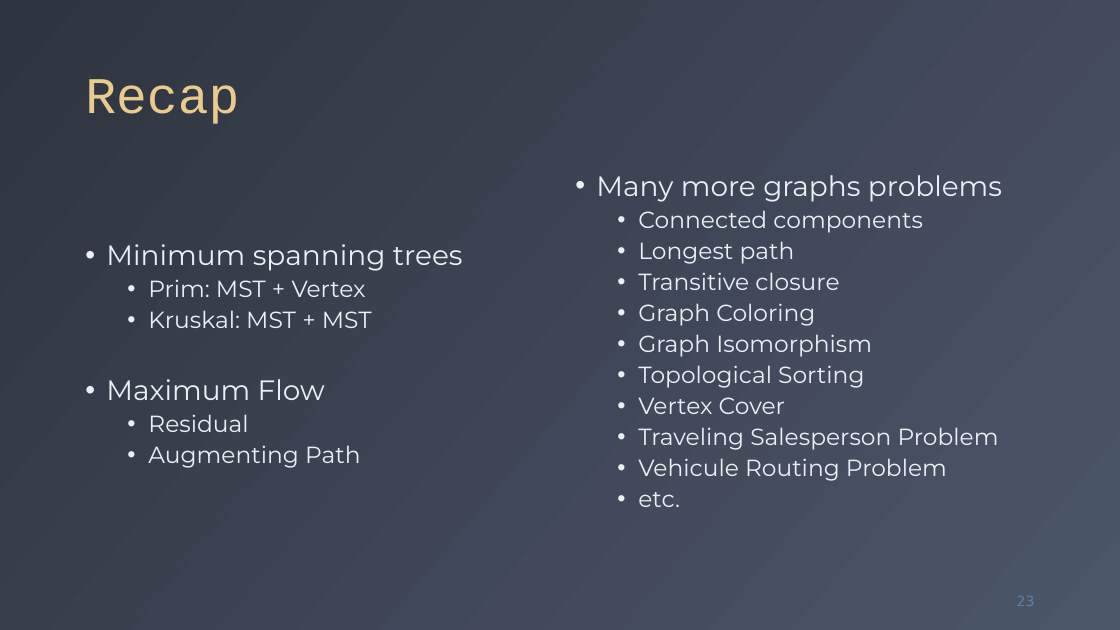
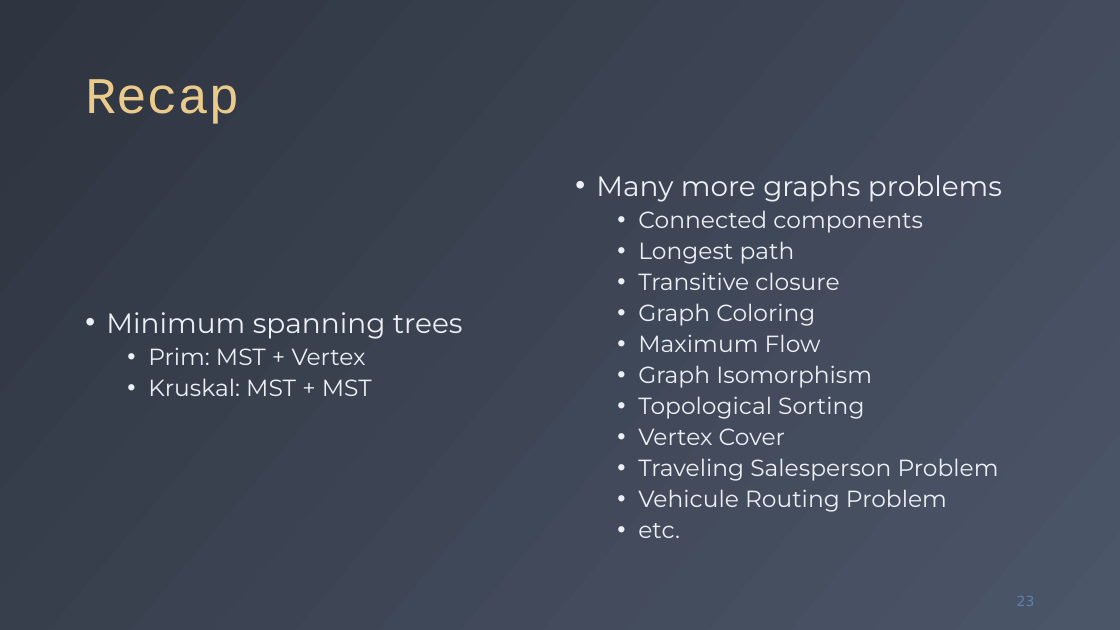
Before and after one commit to fchauvel/ntnu-idata2302-website, a slide deck: slide 23 of source/graphs/mst/_static/mst.pptx. Drawn at 1120x630 pixels with LibreOffice and Linux fonts; fonts in the diff are those of the drawing. Boxes give left, top, right and bottom in pixels: in the first picture for what was removed or moved away, otherwise in the second. Text is boxed around its words. In the diff, an @@ line names an element or a change of style, - is before the commit and + after.

```diff
--- a/source/graphs/mst/_static/mst.pptx
+++ b/source/graphs/mst/_static/mst.pptx
@@ text at (638,334,821,352): paragraph added @@
+  • Maximum Flow
@@ text at (106,379,360,468): paragraphs removed @@
-• Maximum Flow
-  • Residual
-  • Augmenting Path
```
Also in this commit, not shown: 2 other slides changed, 2 other files.
